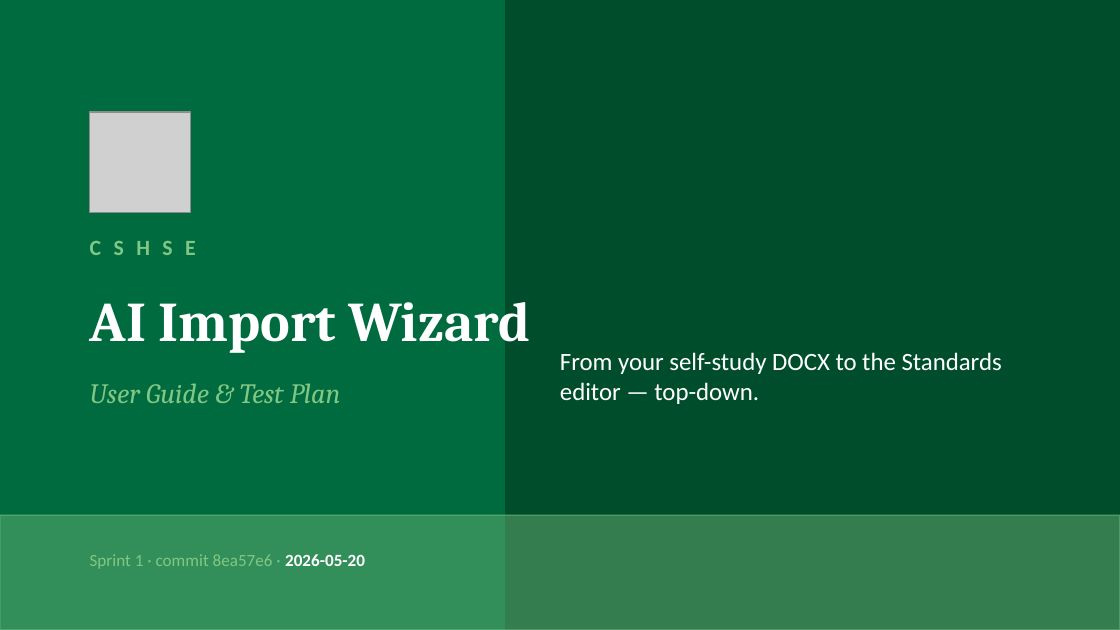
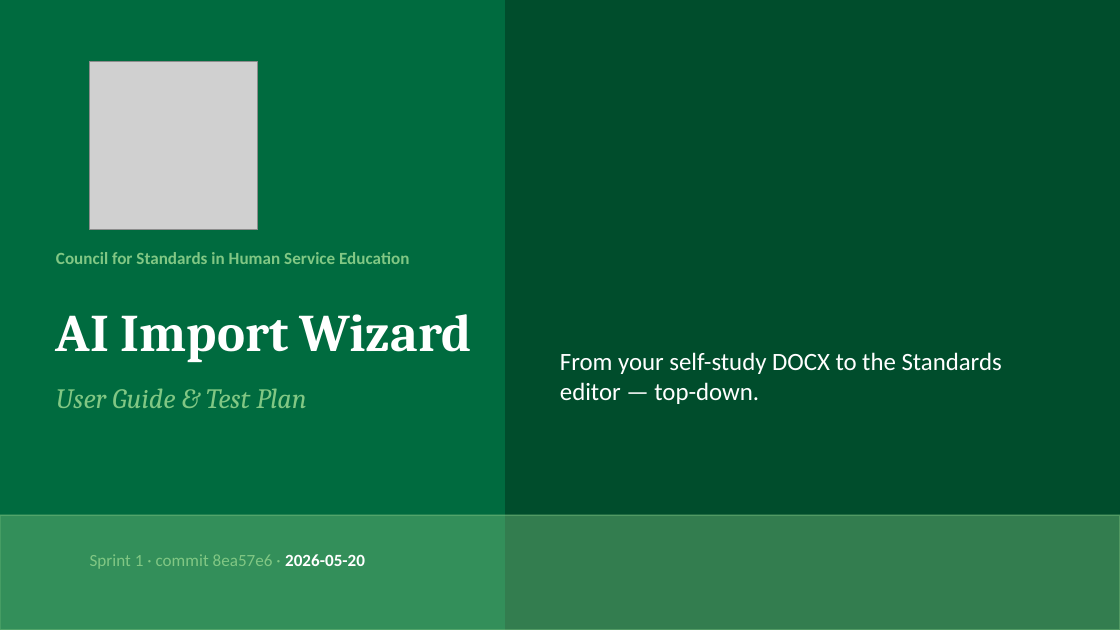
Before and after one commit to beserericl-hue/AIScripts, a slide deck: slide 1 of CSHSE/CSHSE/Engineering/wizard-user-guide-2026-05-20.pptx. Drawn at 1120x630 pixels with LibreOffice and Linux fonts; fonts in the diff are those of the drawing; grey boxes stand for pictures. Boxes give left, top, right and bottom in pixels: in the first picture for what was removed or moved away, otherwise in the second. Text is boxed around its words. In the diff, an @@ line names an element or a change of style, - is before the commit and + after.

```diff
--- a/CSHSE/CSHSE/Engineering/wizard-user-guide-2026-05-20.pptx
+++ b/CSHSE/CSHSE/Engineering/wizard-user-guide-2026-05-20.pptx
@@ picture: place and size @@
-picture at bbox=[90, 112, 190, 213]
+picture at bbox=[90, 62, 258, 230]
@@ text at bbox=[56, 252, 409, 264]: text changed; size 14 to 11 pt @@
-CSHSE
+Council for Standards in Human Service Education
@@ text "AI Import Wizard": place and size @@
-text "AI Import Wizard" at bbox=[90, 302, 530, 353]
+text "AI Import Wizard" at bbox=[56, 314, 471, 362]
@@ text "AI Import Wizard" at bbox=[56, 314, 471, 362]: size 36 to 34 pt @@
@@ text "User Guide & Test Plan": place and size @@
-text "User Guide & Test Plan" at bbox=[90, 383, 341, 403]
+text "User Guide & Test Plan" at bbox=[56, 388, 307, 408]
```
Also in this commit, not shown: 16 other slides changed, 2 other files.
